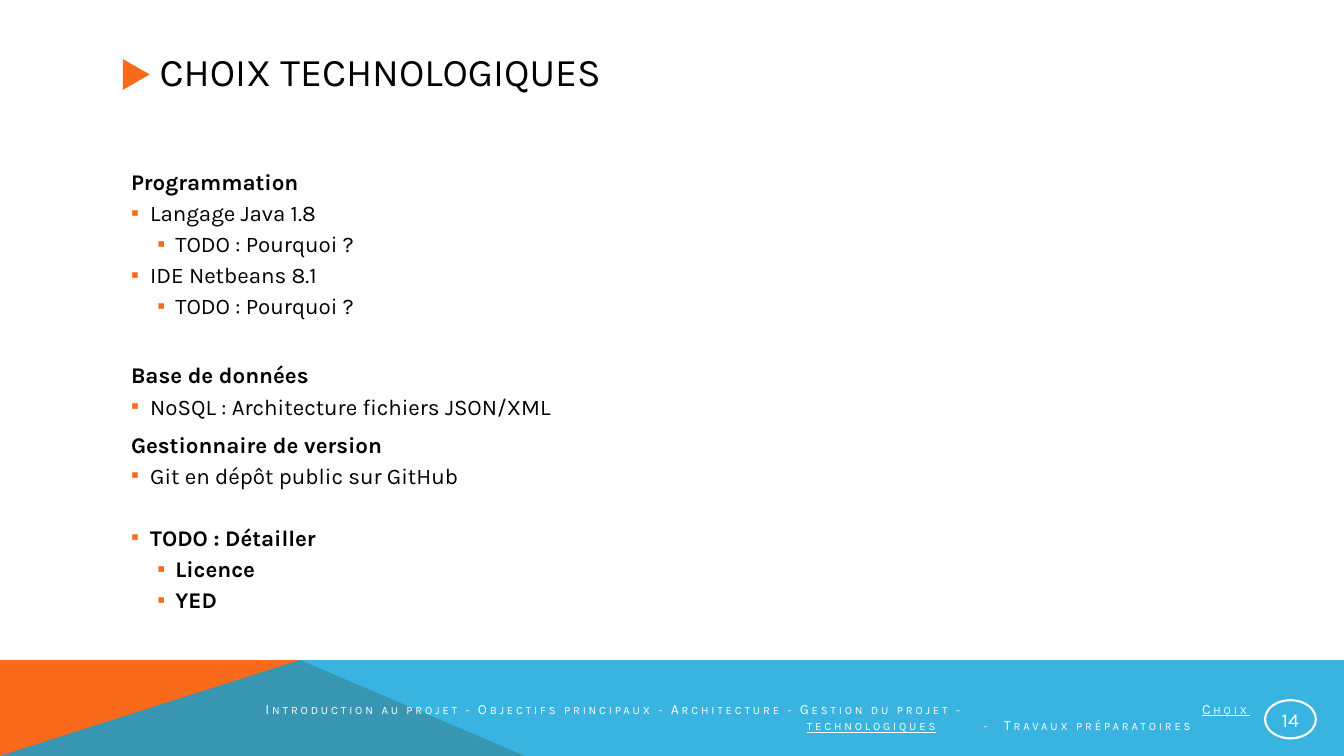
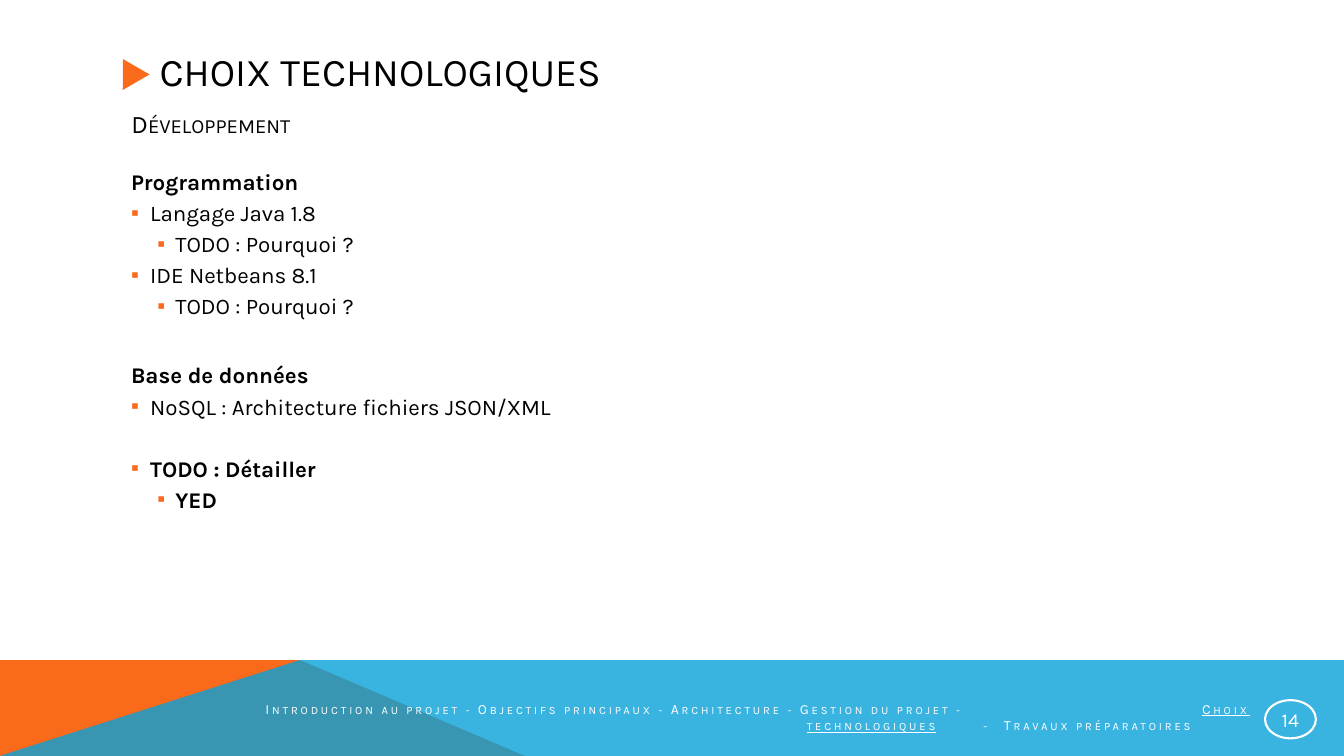
Before and after one commit to NotAVeryIntelligentSystem/NARVIS, a slide deck: slide 14 of Presentation/PrésentationNarvis_2.pptx. Drawn at 1344x756 pixels with LibreOffice and Linux fonts; fonts in the diff are those of the drawing. Boxes give left, top, right and bottom in pixels: in the first picture for what was removed or moved away, otherwise in the second. Text is boxed around its words. In the diff, an @@ line names an element or a change of style, - is before the commit and + after.

```diff
--- a/Presentation/PrésentationNarvis_2.pptx
+++ b/Presentation/PrésentationNarvis_2.pptx
@@ text added at [121, 103, 1227, 145], 18 pt, text #000000, small capitals @@
+Développement
@@ text at [131, 437, 458, 490]: paragraphs removed @@
-Gestionnaire de version
-  ▪ Git en dépôt public sur GitHub
@@ text at [175, 561, 255, 578]: paragraph removed @@
-    ▪ Licence
```
Also in this commit, not shown: 6 other slides changed, 1 slide added.
